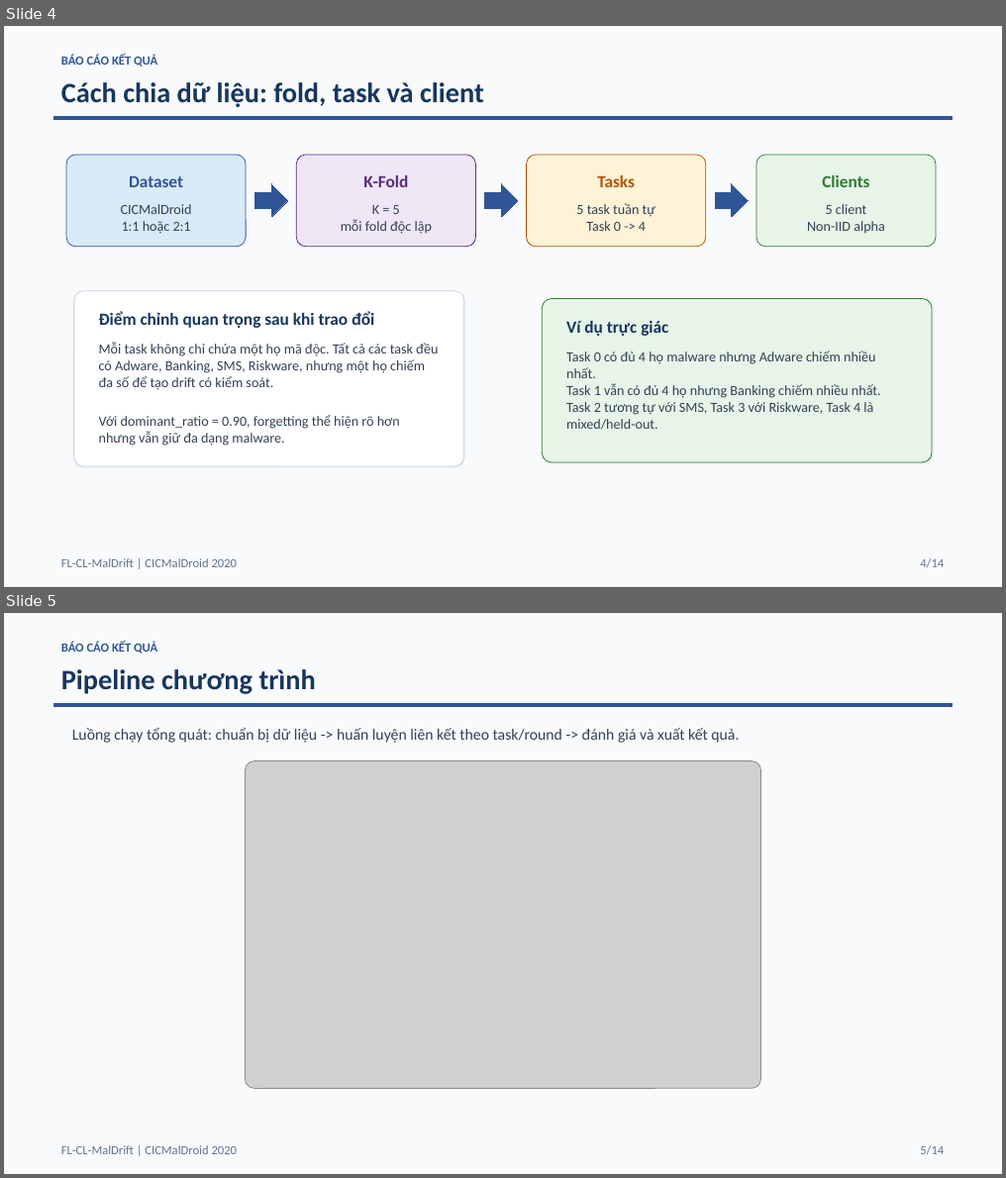
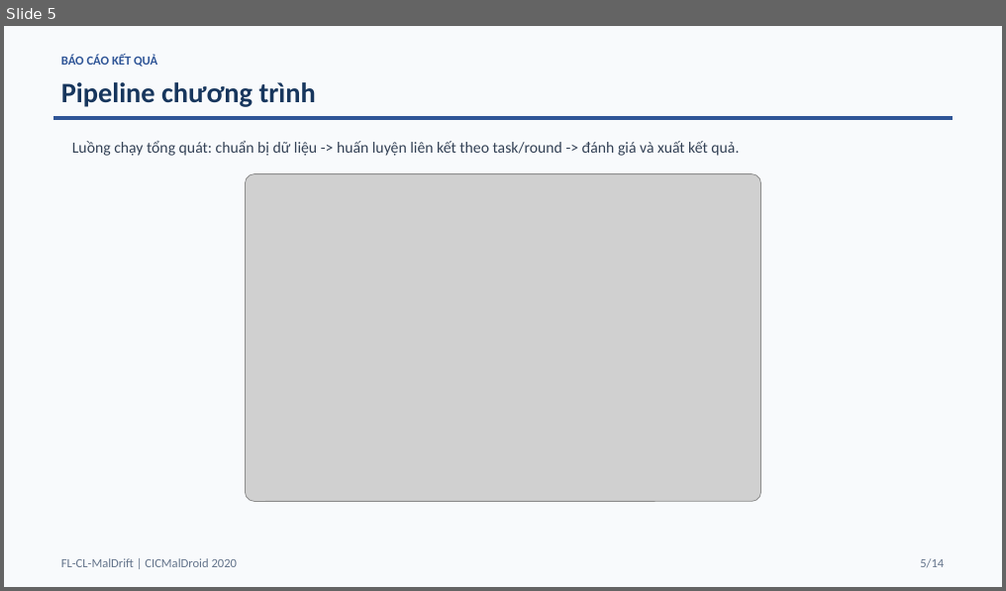
Before and after one commit to hlphuong/fl-cl-maldrift-v2, a slide deck: BAO_CAO_KET_QUA_FL_CL_MalDrift.pptx. Shown one above the other, each under a label of ours: slides 4 and 5 before the commit, slide 5 after it. The pictures are 1006x1178 and 1006x591 pixels, drawn with LibreOffice and Linux fonts; fonts in the diff are those of the drawing; grey boxes stand for pictures. Boxes give left, top, right and bottom in pixels: in the first picture for what was removed or moved away, otherwise in the second. Text is boxed around its words. In the diff, an @@ line names an element or a change of style, - is before the commit and + after.

```diff
--- a/BAO_CAO_KET_QUA_FL_CL_MalDrift.pptx
+++ b/BAO_CAO_KET_QUA_FL_CL_MalDrift.pptx
@@ slide 4 removed at <box>4,26,1002,587</box>, background #F8FAFC @@
@@ text removed at <box>61,55,157,67</box> @@
-BÁO CÁO KẾT QUẢ
@@ text removed at <box>61,82,484,107</box> @@
-Cách chia dữ liệu: fold, task và client
@@ rectangle removed at <box>54,116,952,120</box> @@
@@ rounded rectangle removed at <box>66,155,246,247</box> @@
@@ rounded rectangle removed at <box>297,155,476,247</box> @@
@@ rounded rectangle removed at <box>527,155,706,247</box> @@
@@ rounded rectangle removed at <box>756,155,936,247</box> @@
@@ text removed at <box>129,176,183,187</box> @@
-Dataset
@@ right arrow removed at <box>254,184,288,217</box> @@
@@ text removed at <box>363,175,408,187</box> @@
-K-Fold
@@ right arrow removed at <box>485,184,519,217</box> @@
@@ text removed at <box>576,203,655,231</box> @@
-5 task tuần tự
-Task 0 -> 4
@@ text removed at <box>597,175,635,187</box> @@
-Tasks
@@ right arrow removed at <box>715,184,748,217</box> @@
@@ text removed at <box>822,175,869,187</box> @@
-Clients
@@ text removed at <box>121,204,192,234</box> @@
-CICMalDroid
-1:1 hoặc 2:1
@@ text removed at <box>341,205,432,234</box> @@
-K = 5
-mỗi fold độc lập
@@ text removed at <box>807,204,885,233</box> @@
-5 client
-Non-IID alpha
@@ rounded rectangle removed at <box>74,291,464,467</box> @@
@@ text removed at <box>99,311,374,328</box> @@
-Điểm chỉnh quan trọng sau khi trao đổi
@@ rounded rectangle removed at <box>543,299,933,464</box> @@
@@ text removed at <box>566,321,668,336</box> @@
-Ví dụ trực giác
@@ text removed at <box>99,342,438,446</box> @@
-Mỗi task không chỉ chứa một họ mã độc. Tất cả các task đều có Adware, Banking, SMS, Riskware, nhưng một họ chiếm đa số để tạo drift có kiểm soát.
-Với dominant_ratio = 0.90, forgetting thể hiện rõ hơn nhưng vẫn giữ đa dạng malware.
@@ text removed at <box>566,351,881,430</box> @@
-Task 0 có đủ 4 họ malware nhưng Adware chiếm nhiều nhất.
-Task 1 vẫn có đủ 4 họ nhưng Banking chiếm nhiều nhất.
-Task 2 tương tự với SMS, Task 3 với Riskware, Task 4 là mixed/held-out.
@@ text removed at <box>61,559,237,568</box> @@
-FL-CL-MalDrift | CICMalDroid 2020
@@ text removed at <box>920,559,944,568</box> @@
-4/14
```
Also in this commit, not shown: 8 slides changed, 1 slide added, 1 other file.
